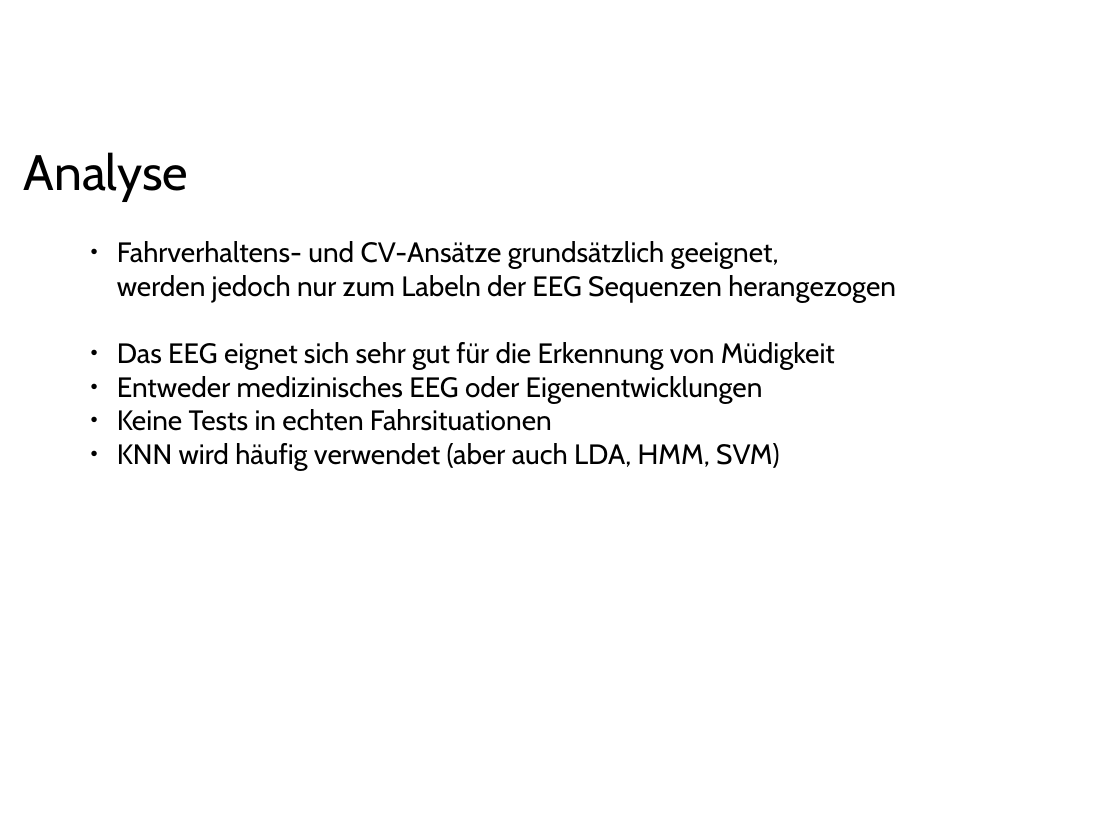
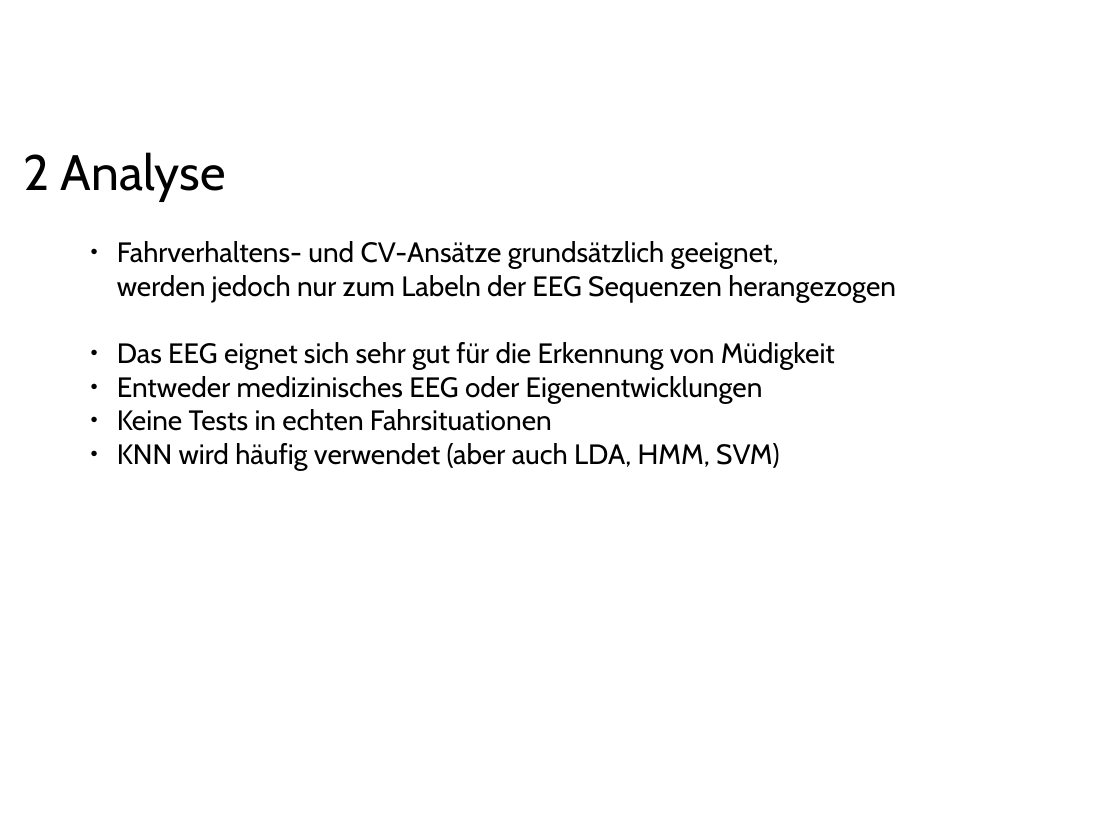
Before and after one commit to ppasler/current-adas, a slide deck: slide 6 of project/presentation/Praesentation_PoSDBoS_Pasler.odp. Drawn at 1120x840 pixels with LibreOffice and Linux fonts; fonts in the diff are those of the drawing; background and template pictures are left out. Boxes give left, top, right and bottom in pixels: in the first picture for what was removed or moved away, otherwise in the second. Text is boxed around its words. In the diff, an @@ line names an element or a change of style, - is before the commit and + after.

```diff
--- a/project/presentation/Praesentation_PoSDBoS_Pasler.odp
+++ b/project/presentation/Praesentation_PoSDBoS_Pasler.odp
@@ text at [24,152,226,200]: text changed @@
-Analyse
+2 Analyse
```
Also in this commit, not shown: 10 other slides changed, 8 slides added, 1 slide removed, 11 other files.
